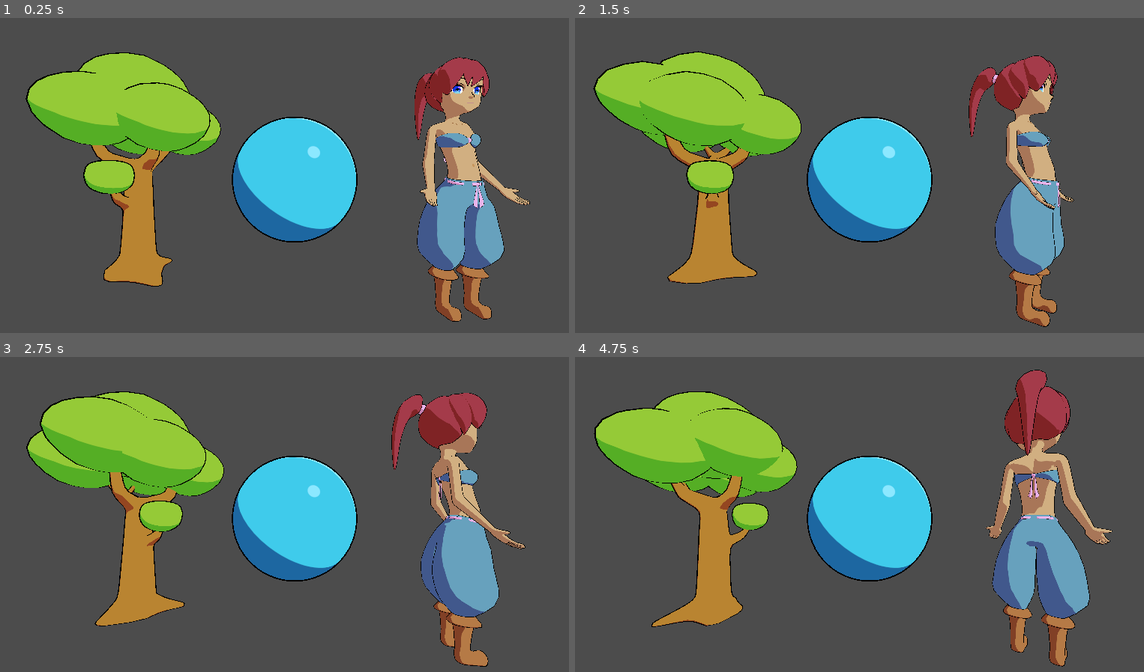
Above: before the commit, frames 1-4 (two rows, left to right).
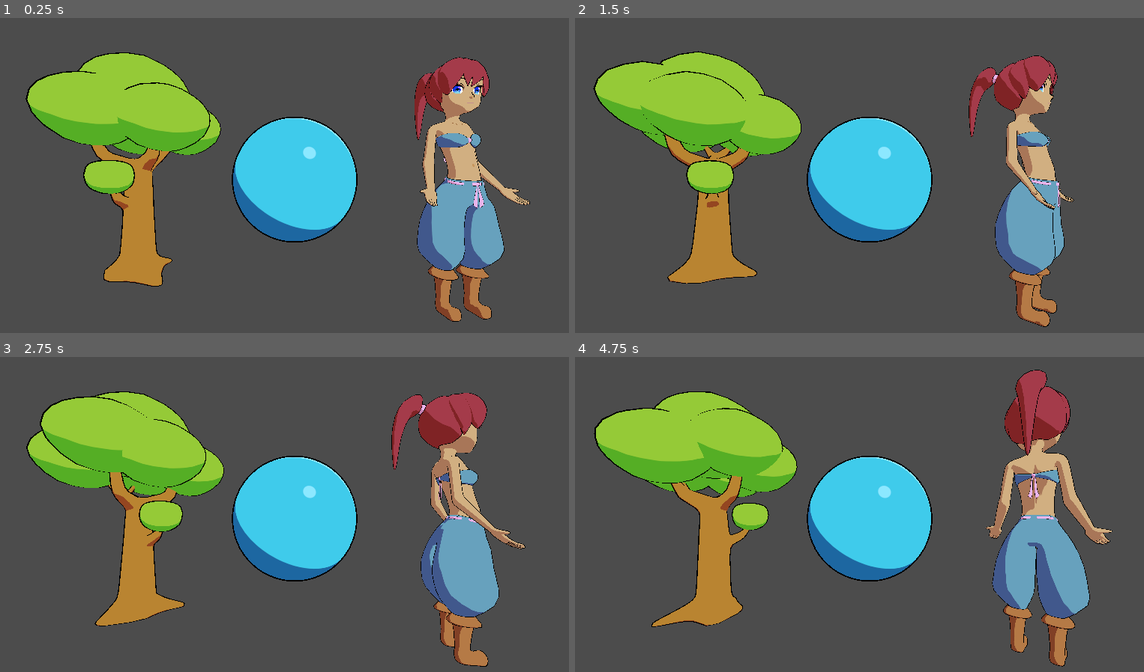
Above: after the commit, the same moments.

Repository: EXPWorlds/Godot-Cel-Shader
Game: Godot game, scene res://Scene/Game.tscn
The game is run twice, just before and just after one commit, with the same random seed, the same clock (stepped at 60 frames per second) and the same inputs.
Inputs:
- Up to frame 1 (0.25 s): no input
- Up to frame 2 (1.5 s): no input
- Up to frame 3 (2.75 s): no input
- Up to frame 4 (4.75 s): no input

The runs differ from the first frame. In frame 1, 1.3% of the frame differs, in the area x 4-93%, y 15-97%; in frame 2, 1.3%; in frame 3, 1.3%; in frame 4, 1.5%, in the area x 3-94%, y 6-99%.

Commit message:
Updating README Youtube Link

Diff:
--- a/Scene/Game.tscn
+++ b/Scene/Game.tscn
@@ -27,11 +27,8 @@
 
 [node name="Game" type="Spatial"]
 
-[node name="Camera" type="Camera" parent="."]
-transform = Transform( 1, 0, 0, 0, 1, 0, 0, 0, 1, 0, 0, 2 )
-
 [node name="DirectionalLight" type="DirectionalLight" parent="."]
-transform = Transform( 0.707107, -0.5, 0.5, 0, 0.707107, 0.707107, -0.707107, -0.5, 0.5, 3, 3, 3 )
+transform = Transform( 0.82765, -0.39686, 0.39686, 0, 0.707107, 0.707107, -0.561245, -0.585237, 0.585237, 3, 3, 3 )
 
 [node name="Sphere" type="MeshInstance" parent="."]
 mesh = ExtResource( 1 )
@@ -77,3 +74,6 @@
 material/6 = ExtResource( 24 )
 material/7 = ExtResource( 24 )
 script = ExtResource( 4 )
+
+[node name="Camera" type="Camera" parent="."]
+transform = Transform( 1, 0, 0, 0, 1, 0, 0, 0, 1, 0, 0, 2 )
--- a/Scripts/rotate_mesh.gd
+++ b/Scripts/rotate_mesh.gd
@@ -2,5 +2,5 @@
 
 export var rotation_speed : float = 0.5
 
-func _process(delta):
+func _physics_process(delta):
 	self.rotate_y(delta * rotation_speed)
Not shown, changed: README.md
